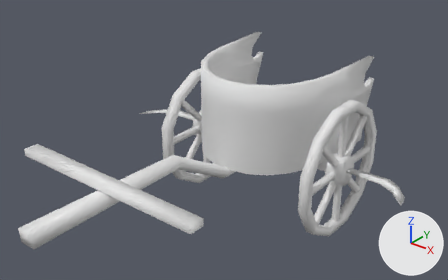
The COLLADA model binaries/data/mods/public/art/animation/mechanical/pers_chariot_b_idle.dae: old version first, new version second.
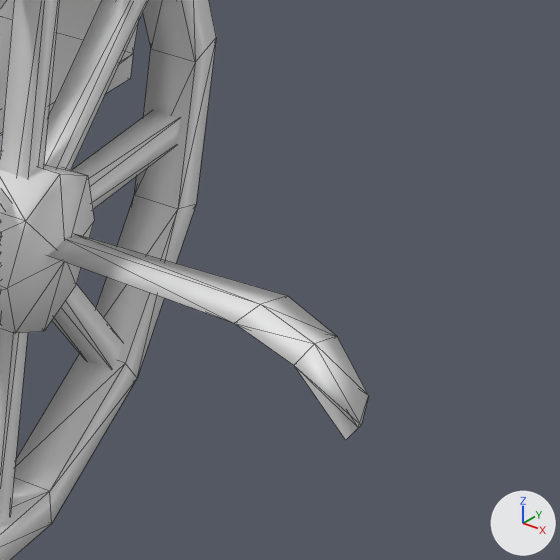
Each version appears first whole from a camera (50 mm lens) standing at (0.2159, -0.2451, 0.2337) and looking at (0.0048, 0.0189, 0.07), and next in a close-up on the part from 75% to 98% of the width and 45% to 81% of the height. Every picture has the same lights, and +X, +Y and +Z are marked at lower right. The close-ups show mesh edges as thin lines. Where no turn or scale is listed for an object, it has been applied to the vertices.

The older version as bpy lines, for what is in view:
```python
me_chariotb = bpy.data.meshes.new('chariotb')
me_chariotb.from_pydata(...)  # 433 vertices, 724 faces; spans x -0.105..0.105, y -0.119..0.127, z 0.0..0.104
ob_chariotb = bpy.data.objects.new('chariotb', me_chariotb)
ob_chariotb.location = (0.0, 0.0, 0.0)
```
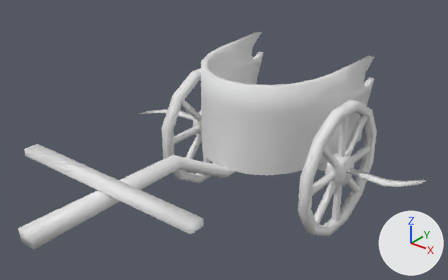
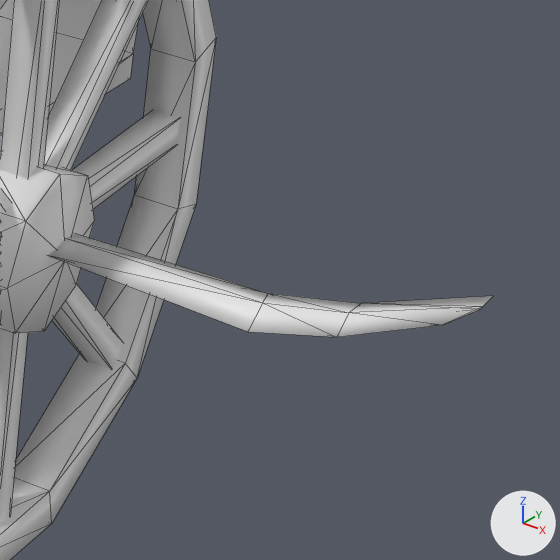
Changed parts and their boxes [x1, y1, x2, y2] in the close-ups (560 x 560 px; the box of a moved part takes in the faces that stretch with it):
```json
{"object": "chariotb", "change": "reshaped", "before": [0, 0, 369, 560], "after": [0, 0, 493, 560]}
{"part": 1, "of": "me_chariotb", "change": "moved or reshaped", "before": [48, 234, 369, 440], "after": [49, 234, 493, 337]}
```

Scene script edits in JSON lines:
```json
{"block": "me_chariotb", "where": "me_chariotb.from_pydata(...)  # 433 vertices, 724 faces; spans x -0.105..0.105, y -0.119..0.127, z 0.0..0.104"}
{"block": "me_chariotb", "where": "# used by ob_chariotb; location = (0.0, 0.0, 0.0)"}
{"block": "me_chariotb", "change": "me_chariotb part 1: the loose piece of 16 vertices spanning x 0.061..0.105, y 0.054..0.079, z 0.045..0.046 is turned -180 degrees about the x axis through its middle, then moved by (0.0, 0.015, 0.0)"}
```
